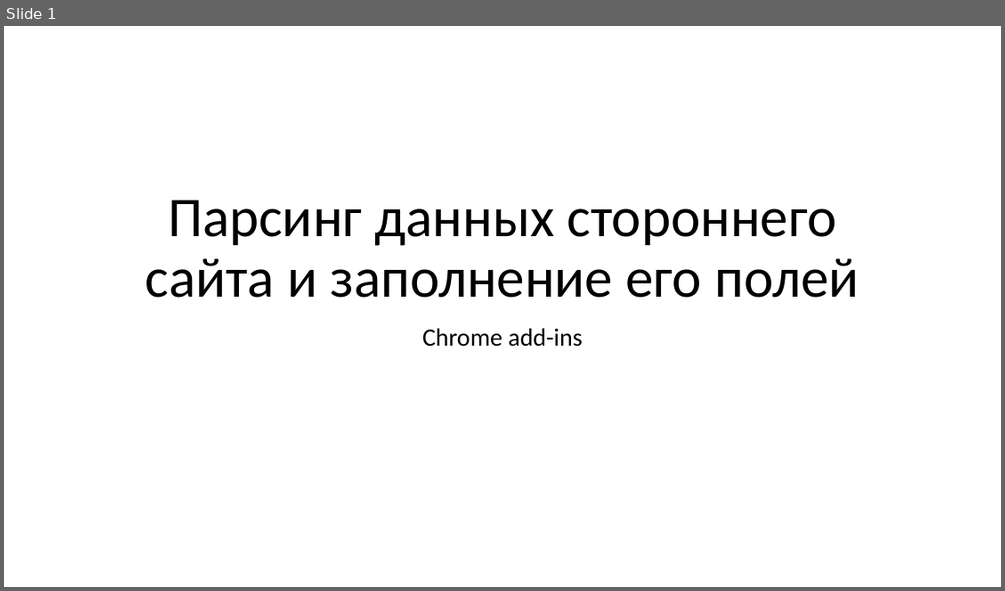
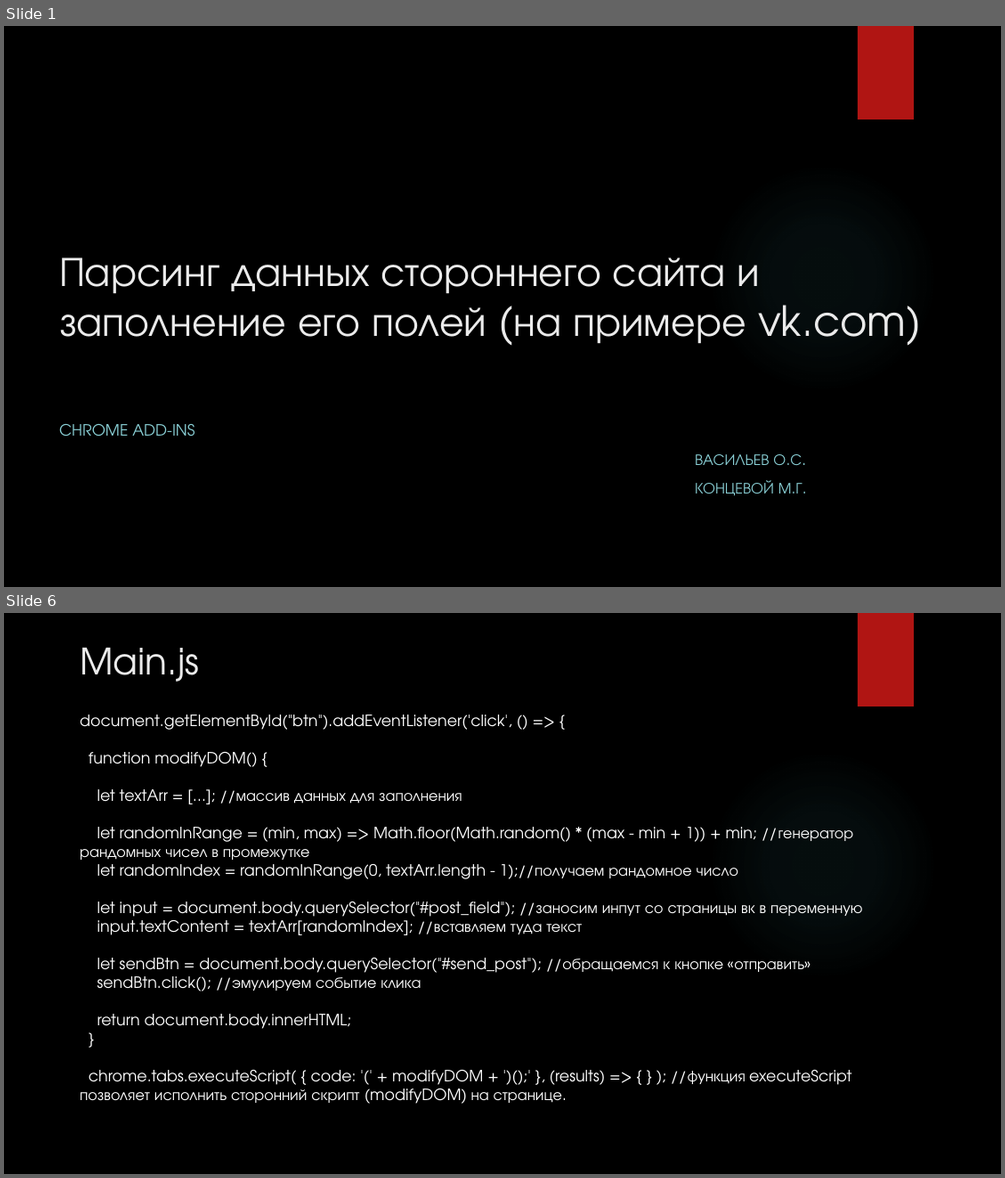
Before and after one commit to oleg-vasilyev/AutofillExtension, a slide deck: AutoFill_Extension.pptx. Shown one above the other, each under a label of ours: slide 1 before the commit, slides 1 and 6 after it; the slides between them are not shown. The pictures are 1005x591 and 1005x1178 pixels, drawn with LibreOffice and Linux fonts; fonts in the diff are those of the drawing; background and template pictures are left out. Boxes give left, top, right and bottom in pixels: in the first picture for what was removed or moved away, otherwise in the second. Text is boxed around its words. In the diff, an @@ line names an element or a change of style, - is before the commit and + after.

```diff
--- a/AutoFill_Extension.pptx
+++ b/AutoFill_Extension.pptx
@@ slide 6 added at <box>4,613,1001,1174</box>, background picture (left out); not listed: 2 template elements that a slide beside it also shows @@
@@ title added at <box>80,647,199,682</box>, 35 pt, text #EBEBEB @@
+Main.js
@@ text added at <box>80,714,862,1103</box>, 15 pt, text #FFFFFF @@
+document.getElementById("btn").addEventListener('click', () => {
+function modifyDOM() {
+let textArr = […]; //массив данных для заполнения
+let randomInRange = (min, max) => Math.floor(Math.random() * (max - min + 1)) + min; //генератор рандомных чисел в промежутке
+let randomIndex = randomInRange(0, textArr.length - 1);//получаем рандомное число
+let input = document.body.querySelector("#post_field"); //заносим инпут со страницы вк в переменную
+input.textContent = textArr[randomIndex]; //вставляем туда текст
+let sendBtn = document.body.querySelector("#send_post"); //обращаемся к кнопке «отправить»
+sendBtn.click(); //эмулируем событие клика
+return document.body.innerHTML;
+}
+chrome.tabs.executeScript( { code: '(' + modifyDOM + ')();' }, (results) => { } ); //функция executeScript позволяет исполнить сторонний скрипт (modifyDOM) на странице.
@@ slide 1 changed as well @@
@@ background #FFFFFF to picture (left out) @@
@@ rectangle added at <box>858,26,914,119</box>, fill #B01513 @@
@@ ellipse added at <box>708,163,938,394</box>, fill gradient #50B9C1 @@
@@ title at <box>59,257,922,346</box>: text changed; size 54 to 40 pt; font Calibri to TeX Gyre Adventor; text colour #000000 to #EBEBEB @@
-Парсинг данных стороннего сайта и заполнение его полей
+Парсинг данных стороннего сайта и заполнение его полей (на примере vk.com)
@@ subtitle at <box>59,424,801,496</box>: text changed; size 24 to 15 pt; font Calibri to TeX Gyre Adventor; text colour #000000 to #8AD0D6 @@
-Chrome add-ins
+CHROME ADD-INS
+ВАСИЛЬЕВ О.С.
+КОНЦЕВОЙ М.Г.
```
Also in this commit, not shown: 3 other slides changed, 1 other slide added, 3 slides removed, 3 other files.
